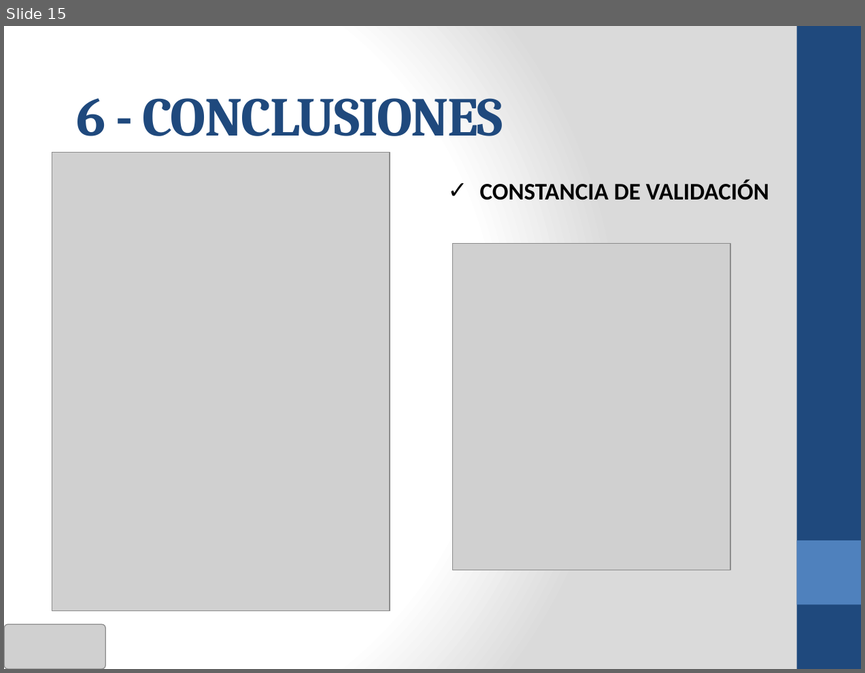
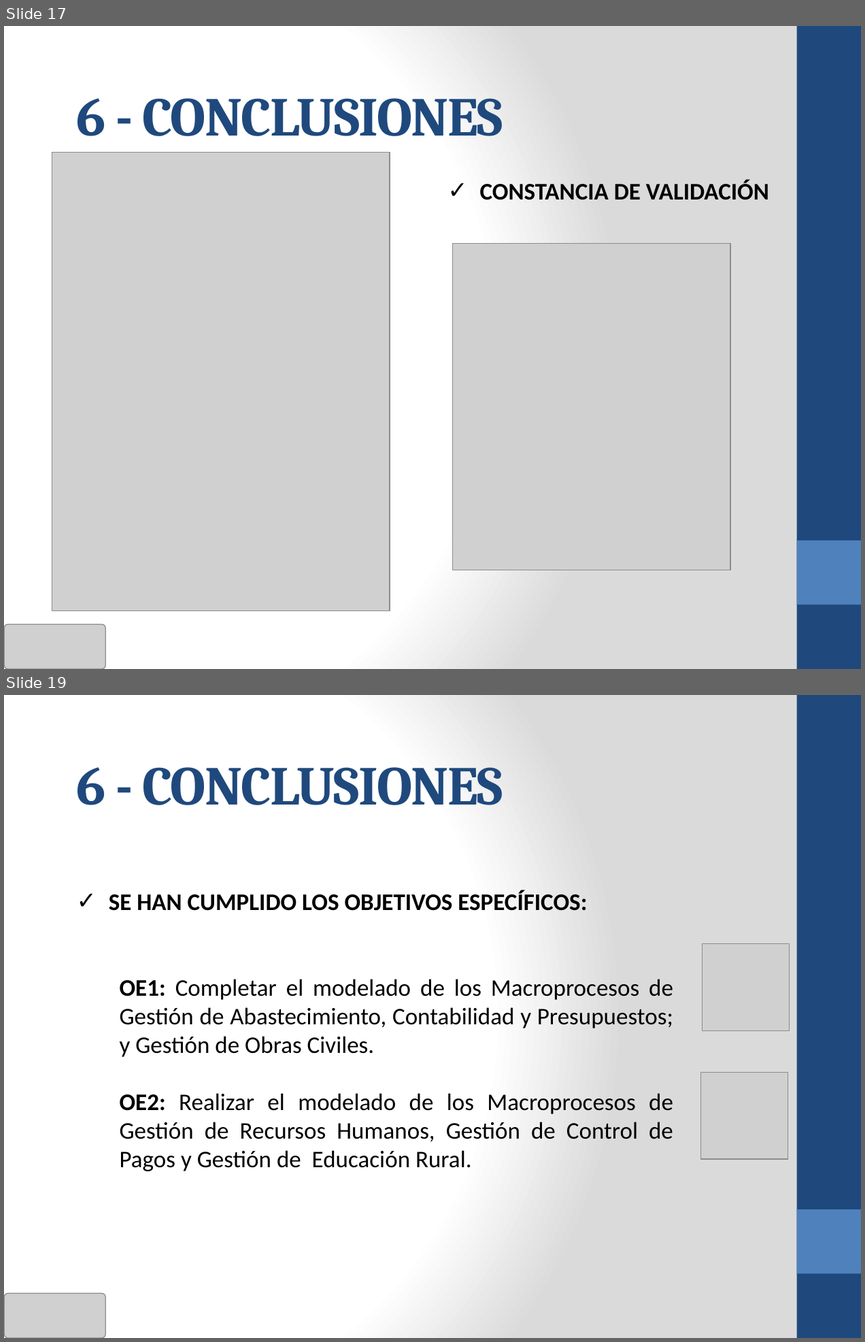
Before and after one commit to cms/proyecto-fya, a slide deck: Presentacion Final Ciclo 2011-02/ANOCFAP-[Presentación Final v2.0].pptx. Shown one above the other, each under a label of ours: slide 15 before the commit, slides 17 and 19 after it; the slides between them are not shown. The pictures are 865x673 and 865x1342 pixels, drawn with LibreOffice and Linux fonts; fonts in the diff are those of the drawing; grey boxes stand for pictures. Boxes give left, top, right and bottom in pixels: in the first picture for what was removed or moved away, otherwise in the second. Text is boxed around its words. In the diff, an @@ line names an element or a change of style, - is before the commit and + after.

```diff
--- a/Presentacion Final Ciclo 2011-02/ANOCFAP-[Presentación Final v2.0].pptx
+++ b/Presentacion Final Ciclo 2011-02/ANOCFAP-[Presentación Final v2.0].pptx
@@ slide 19 added at box(4, 695, 861, 1338), background gradient #FFFFFF to #DADADA; not listed: 2 template elements that a slide beside it also shows @@
@@ text added at box(77, 767, 503, 805), 46 pt, text #1F497D, bold @@
+6 - CONCLUSIONES
@@ text added at box(109, 890, 673, 1171), 20 pt, text #000000 @@
+✓ SE HAN CUMPLIDO LOS OBJETIVOS ESPECÍFICOS:
+  OE1: Completar el modelado de los Macroprocesos de Gestión de Abastecimiento, Contabilidad y Presupuestos; y Gestión de Obras Civiles.
+  OE2: Realizar el modelado de los Macroprocesos de Gestión de Recursos Humanos, Gestión de Control de Pagos y Gestión de Educación Rural.
@@ picture added at box(702, 943, 789, 1030) @@
@@ picture added at box(700, 1072, 787, 1159) @@
@@ picture added at box(4, 1293, 105, 1338) @@
@@ what was slide 15 is now slide 17 @@
```
Also in this commit, not shown: 7 slides changed, 7 other slides added, 1 slide removed, 1 other file.
